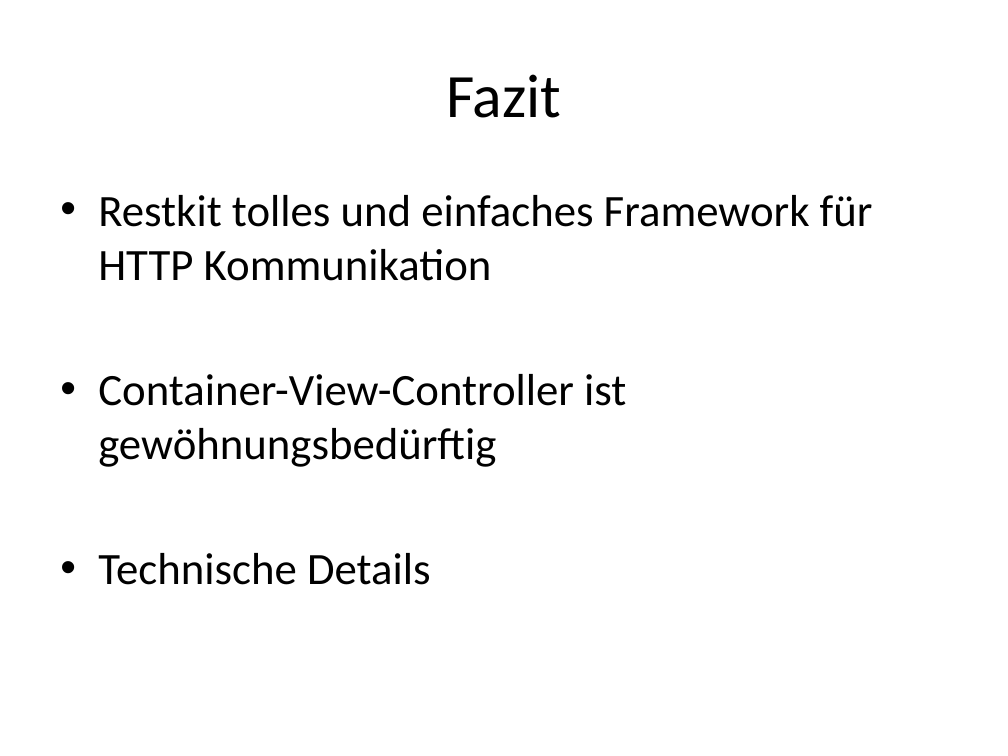
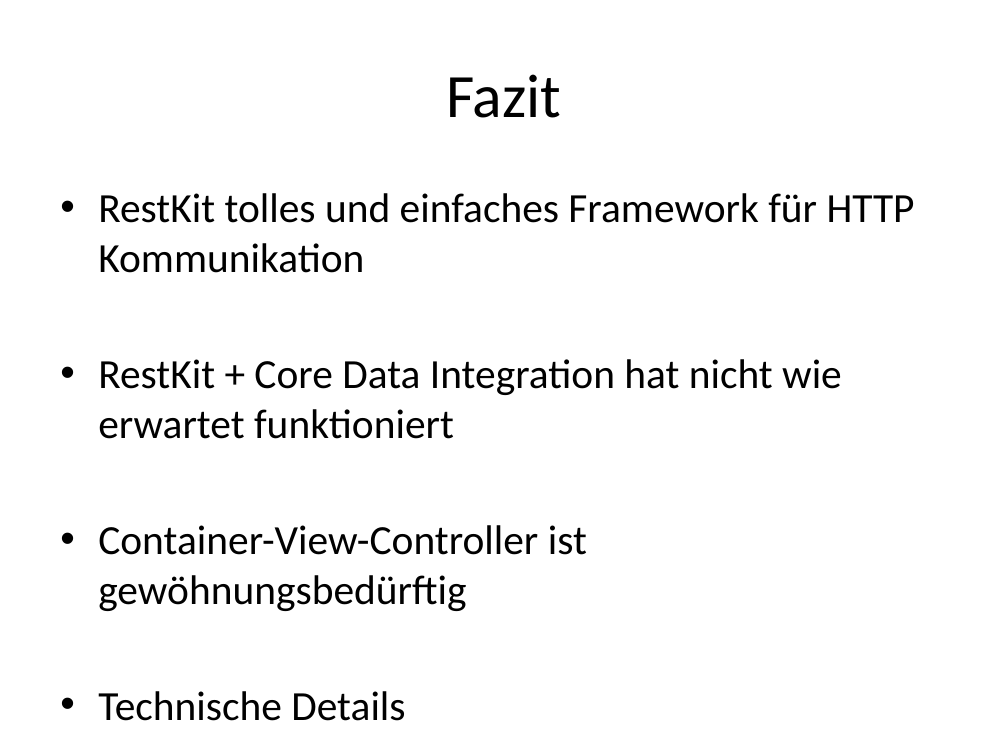
Before and after one commit to raeffs/IOS.F13.Gruppe01, a slide deck: slide 6 of Presentation_ChuckNorrisFacts.pptx. Drawn at 1008x756 pixels with LibreOffice and Linux fonts; fonts in the diff are those of the drawing. Boxes give left, top, right and bottom in pixels: in the first picture for what was removed or moved away, otherwise in the second. Text is boxed around its words. In the diff, an @@ line names an element or a change of style, - is before the commit and + after.

```diff
--- a/Presentation_ChuckNorrisFacts.pptx
+++ b/Presentation_ChuckNorrisFacts.pptx
@@ text at (x1=98, y1=193, x2=915, y2=439): text changed; size 32 to 29.6 pt @@
-• Restkit tolles und einfaches Framework für HTTP Kommunikation
+• RestKit tolles und einfaches Framework für HTTP Kommunikation
+• RestKit + Core Data Integration hat nicht wie erwartet funktioniert
@@ text at (x1=98, y1=525, x2=587, y2=611): size 32 to 29.6 pt in "Container-View-Controller ist gewöhnungsbedürftig", "Technische Details" @@
```
Also in this commit, not shown: 2 other slides changed.
